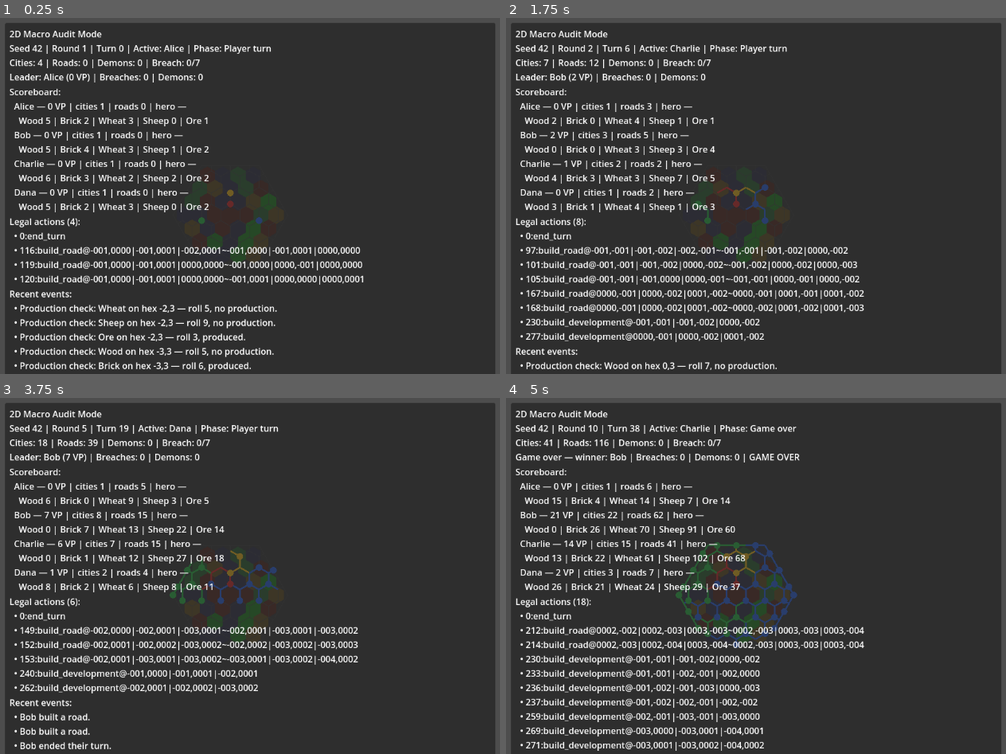
Above: before the commit, frames 1-4 (two rows, left to right).
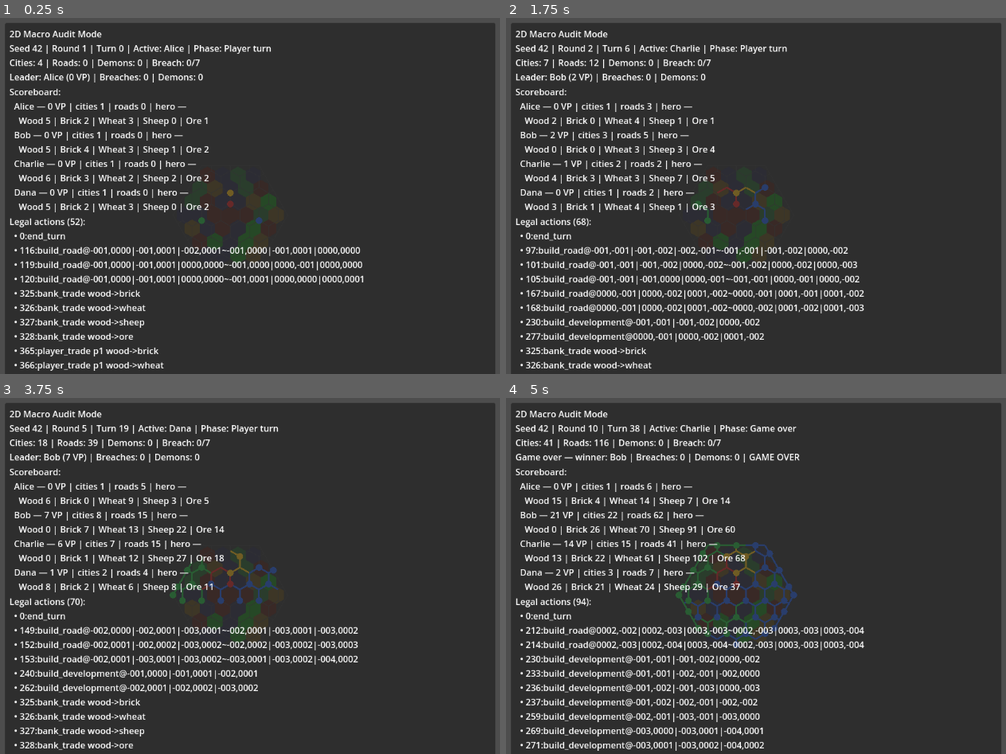
Above: after the commit, the same moments.

Repository: Joesalmon1985/Gods-and-Wizards
Game: Godot game, scene res://run_modes/strategic_audit_2d_mode.tscn
Two runs of this game, one before a commit and one after it. Both use one fixed random seed, a clock stepped at 60 frames per second and the inputs below. This scene is started directly instead of the project's main scene.
Inputs:
- Up to frame 1 (0.25 s): no input
- Up to frame 2 (1.75 s): tap Enter (ui_accept) at 0.5, 0.77, 1.25, 1.52 s; hold D 0.53-1.28 s; tap N at 0.6 s; hold S from 1.28 s (still down); tap Space at 1.35 s
- Up to frame 3 (3.75 s): tap Enter (ui_accept) at 2, 2.75, 3.02, 3.5 s; release S at 2.03 s; hold D 2.03-2.78 s; tap Keypad Enter at 2.1 s; hold W 2.78-3.53 s; tap R at 2.85 s; hold A from 3.53 s (still down); tap B at 3.6 s
- Up to frame 4 (5 s): keep holding A; tap Enter (ui_accept) at 3.77, 4.52 s; tap P at 4.35 s

The runs differ from the first frame. In frame 1, 3.1% of the frame differs, in the area x 1-56%, y 56-100%; in frame 2, 0.9%; in frame 3, 1.2%; in frame 4, less than 0.1%.

Commit message:
M36: add headless player-to-player trade v1
Co-authored-by: Cursor <cursoragent@cursor.com>

Diff:
--- a/godot_game/core/actions/action_kind.gd
+++ b/godot_game/core/actions/action_kind.gd
@@ -8,6 +8,7 @@
 	MOVE_HERO,
 	BUILD_DEVELOPMENT,
 	BANK_TRADE,
+	PLAYER_TRADE,
 }
 
 
@@ -25,5 +26,7 @@
 			return "build_development"
 		Kind.BANK_TRADE:
 			return "bank_trade"
+		Kind.PLAYER_TRADE:
+			return "player_trade"
 		_:
 			return "unknown"
--- a/godot_game/core/actions/action_space.gd
+++ b/godot_game/core/actions/action_space.gd
@@ -29,6 +29,7 @@
 		next_id += 1
 
 	_register_bank_trades(space)
+	_register_player_trades(space, 4)
 	return space
 
 
@@ -48,6 +49,26 @@
 				receive_resource
 			)
 			space._register(trade_action)
+
+
+static func _register_player_trades(space: ActionSpace, player_count: int) -> void:
+	for partner_id in player_count:
+		for give_resource in ResourceType.all():
+			for receive_resource in ResourceType.all():
+				if give_resource == receive_resource:
+					continue
+				var trade_action := GameAction.new(
+					space.size(),
+					ActionKind.Kind.PLAYER_TRADE,
+					null,
+					null,
+					-1,
+					null,
+					give_resource,
+					receive_resource,
+					partner_id
+				)
+				space._register(trade_action)
 
 
 static func from_state(state: GameState) -> ActionSpace:
@@ -110,4 +131,12 @@
 				ResourceType.to_key(action.give_resource),
 				ResourceType.to_key(action.receive_resource),
 			]
+		ActionKind.Kind.PLAYER_TRADE:
+			return "%d:%s:p%d:%s->%s" % [
+				action.action_id,
+				ActionKind.to_key(action.kind),
+				action.partner_player_id,
+				ResourceType.to_key(action.give_resource),
+				ResourceType.to_key(action.receive_resource),
+			]
 	return "%d:%s" % [action.action_id, ActionKind.to_key(action.kind)]
--- a/godot_game/core/actions/game_action.gd
+++ b/godot_game/core/actions/game_action.gd
@@ -9,6 +9,7 @@
 var target_node: BoardNode = null
 var give_resource: ResourceType.Type = ResourceType.Type.WOOD
 var receive_resource: ResourceType.Type = ResourceType.Type.WOOD
+var partner_player_id: int = -1
 
 
 func _init(
@@ -19,7 +20,8 @@
 	p_hero_id: int = -1,
 	p_target_node: BoardNode = null,
 	p_give_resource: ResourceType.Type = ResourceType.Type.WOOD,
-	p_receive_resource: ResourceType.Type = ResourceType.Type.WOOD
+	p_receive_resource: ResourceType.Type = ResourceType.Type.WOOD,
+	p_partner_player_id: int = -1
 ) -> void:
 	action_id = p_action_id
 	kind = p_kind
@@ -29,6 +31,7 @@
 	target_node = p_target_node
 	give_resource = p_give_resource
 	receive_resource = p_receive_resource
+	partner_player_id = p_partner_player_id
 
 
 func equals(other: GameAction) -> bool:
@@ -49,6 +52,12 @@
 			return hero_id == other.hero_id and target_node != null and other.target_node != null and target_node.equals(other.target_node)
 		ActionKind.Kind.BANK_TRADE:
 			return give_resource == other.give_resource and receive_resource == other.receive_resource
+		ActionKind.Kind.PLAYER_TRADE:
+			return (
+				partner_player_id == other.partner_player_id
+				and give_resource == other.give_resource
+				and receive_resource == other.receive_resource
+			)
 		_:
 			return true
 
@@ -69,6 +78,10 @@
 	if kind == ActionKind.Kind.BANK_TRADE:
 		data["give_resource"] = ResourceType.to_key(give_resource)
 		data["receive_resource"] = ResourceType.to_key(receive_resource)
+	if kind == ActionKind.Kind.PLAYER_TRADE:
+		data["give_resource"] = ResourceType.to_key(give_resource)
+		data["receive_resource"] = ResourceType.to_key(receive_resource)
+		data["partner_player_id"] = partner_player_id
 	return data
 
 
@@ -91,7 +104,8 @@
 		data.get("hero_id", -1),
 		target_node,
 		_resource_from_key(data.get("give_resource", "")),
-		_resource_from_key(data.get("receive_resource", ""))
+		_resource_from_key(data.get("receive_resource", "")),
+		int(data.get("partner_player_id", -1))
 	)
 
 
@@ -125,5 +139,7 @@
 			return ActionKind.Kind.BUILD_DEVELOPMENT
 		"bank_trade":
 			return ActionKind.Kind.BANK_TRADE
+		"player_trade":
+			return ActionKind.Kind.PLAYER_TRADE
 		_:
 			return ActionKind.Kind.END_TURN
--- a/godot_game/core/bots/random_bot_policy.gd
+++ b/godot_game/core/bots/random_bot_policy.gd
@@ -5,8 +5,11 @@
 	var legal := LegalActionQuery.get_legal_actions_sorted(state)
 	var non_pass: Array[GameAction] = []
 	for action in legal:
-		if action.kind != ActionKind.Kind.END_TURN:
-			non_pass.append(action)
+		if action.kind == ActionKind.Kind.END_TURN:
+			continue
+		if action.kind in [ActionKind.Kind.BANK_TRADE, ActionKind.Kind.PLAYER_TRADE]:
+			continue
+		non_pass.append(action)
 
 	if non_pass.is_empty():
 		return state.action_space.get_action(0)
--- /dev/null
+++ b/godot_game/core/events/player_trade_event.gd
@@ -0,0 +1,38 @@
+class_name PlayerTradeEvent
+extends GameEvent
+
+var turn: int
+var player_id: int
+var partner_player_id: int
+var give_resource: ResourceType.Type
+var receive_resource: ResourceType.Type
+var amount: int
+
+
+func _init(
+	p_turn: int,
+	p_player_id: int,
+	p_partner_player_id: int,
+	p_give_resource: ResourceType.Type,
+	p_receive_resource: ResourceType.Type,
+	p_amount: int
+) -> void:
+	event_type = "player_trade"
+	turn = p_turn
+	player_id = p_player_id
+	partner_player_id = p_partner_player_id
+	give_resource = p_give_resource
+	receive_resource = p_receive_resource
+	amount = p_amount
+
+
+func to_dict() -> Dictionary:
+	return {
+		"type": event_type,
+		"turn": turn,
+		"player_id": player_id,
+		"partner_player_id": partner_player_id,
+		"give_resource": ResourceType.to_key(give_resource),
+		"receive_resource": ResourceType.to_key(receive_resource),
+		"amount": amount,
+	}
--- a/godot_game/core/reporting/event_summary.gd
+++ b/godot_game/core/reporting/event_summary.gd
@@ -59,6 +59,15 @@
 				_resource_label_from_key(str(payload.get("give_resource", ""))),
 				int(payload.get("receive_amount", 0)),
 				_resource_label_from_key(str(payload.get("receive_resource", ""))),
+			]
+		"player_trade":
+			return "%s traded %d %s for %d %s with %s." % [
+				_player_name(state, int(payload.get("player_id", -1))),
+				int(payload.get("amount", 0)),
+				_resource_label_from_key(str(payload.get("give_resource", ""))),
+				int(payload.get("amount", 0)),
+				_resource_label_from_key(str(payload.get("receive_resource", ""))),
+				_player_name(state, int(payload.get("partner_player_id", -1))),
 			]
 		"victory_points_changed":
 			return "%s now has %d victory points." % [
--- a/godot_game/core/reporting/legal_action_report.gd
+++ b/godot_game/core/reporting/legal_action_report.gd
@@ -28,4 +28,12 @@
 				ResourceType.to_key(action.give_resource),
 				ResourceType.to_key(action.receive_resource),
 			]
+		ActionKind.Kind.PLAYER_TRADE:
+			return "%d:%s p%d %s->%s" % [
+				action.action_id,
+				kind_key,
+				action.partner_player_id,
+				ResourceType.to_key(action.give_resource),
+				ResourceType.to_key(action.receive_resource),
+			]
 	return "%d:%s" % [action.action_id, kind_key]
--- a/godot_game/core/rules/action_rules.gd
+++ b/godot_game/core/rules/action_rules.gd
@@ -17,6 +17,10 @@
 			return _apply_move_hero(state, action)
 		ActionKind.Kind.BUILD_DEVELOPMENT:
 			return _apply_build_development(state, action)
+		ActionKind.Kind.BANK_TRADE:
+			return _apply_bank_trade(state, action)
+		ActionKind.Kind.PLAYER_TRADE:
+			return _apply_player_trade(state, action)
 		_:
 			return []
 
@@ -72,6 +76,31 @@
 	return DevelopmentRules.apply(state, player.id, action.vertex)
 
 
+static func _apply_bank_trade(state: GameState, action: GameAction) -> Array:
+	var player := TurnRules.get_active_player(state)
+	if player == null:
+		return []
+	return BankTradeRules.apply(
+		state,
+		player.id,
+		action.give_resource,
+		action.receive_resource
+	)
+
+
+static func _apply_player_trade(state: GameState, action: GameAction) -> Array:
+	var player := TurnRules.get_active_player(state)
+	if player == null:
+		return []
+	return PlayerTradeRules.apply(
+		state,
+		player.id,
+		action.partner_player_id,
+		action.give_resource,
+		action.receive_resource
+	)
+
+
 static func _apply_end_turn(state: GameState) -> Array:
 	var player := TurnRules.get_active_player(state)
 	var events: Array = [TurnEndedEvent.new(state.round_number, player.id)]
--- a/godot_game/core/rules/legal_action_query.gd
+++ b/godot_game/core/rules/legal_action_query.gd
@@ -48,5 +48,20 @@
 			if not BuildCosts.can_afford(active_player, BuildCosts.BUILD_DEVELOPMENT):
 				return false
 			return DevelopmentRules.can_build(state, active_player.id, action.vertex)
+		ActionKind.Kind.BANK_TRADE:
+			return BankTradeRules.can_trade(
+				state,
+				active_player.id,
+				action.give_resource,
+				action.receive_resource
+			)
+		ActionKind.Kind.PLAYER_TRADE:
+			return PlayerTradeRules.can_trade(
+				state,
+				active_player.id,
+				action.partner_player_id,
+				action.give_resource,
+				action.receive_resource
+			)
 		_:
 			return false
--- /dev/null
+++ b/godot_game/core/rules/player_trade_rules.gd
@@ -0,0 +1,59 @@
+class_name PlayerTradeRules
+extends RefCounted
+
+const TRADE_AMOUNT := 1
+
+
+static func can_trade(
+	state: GameState,
+	active_player_id: int,
+	partner_player_id: int,
+	give_resource: ResourceType.Type,
+	receive_resource: ResourceType.Type
+) -> bool:
+	if give_resource == receive_resource:
+		return false
+	if partner_player_id < 0 or partner_player_id == active_player_id:
+		return false
+	var active := _player(state, active_player_id)
+	var partner := _player(state, partner_player_id)
+	if active == null or partner == null:
+		return false
+	return (
+		active.get_resource(give_resource) >= TRADE_AMOUNT
+		and partner.get_resource(receive_resource) >= TRADE_AMOUNT
+	)
+
+
+static func apply(
+	state: GameState,
+	active_player_id: int,
+	partner_player_id: int,
+	give_resource: ResourceType.Type,
+	receive_resource: ResourceType.Type
+) -> Array:
+	if not can_trade(state, active_player_id, partner_player_id, give_resource, receive_resource):
+		return []
+	var active := _player(state, active_player_id)
+	var partner := _player(state, partner_player_id)
+	active.add_resource(give_resource, -TRADE_AMOUNT)
+	active.add_resource(receive_resource, TRADE_AMOUNT)
+	partner.add_resource(receive_resource, -TRADE_AMOUNT)
+	partner.add_resource(give_resource, TRADE_AMOUNT)
+	return [
+		PlayerTradeEvent.new(
+			state.round_number,
+			active_player_id,
+			partner_player_id,
+			give_resource,
+			receive_resource,
+			TRADE_AMOUNT
+		),
+	]
+
+
+static func _player(state: GameState, player_id: int) -> Player:
+	for player in state.players:
+		if player.id == player_id:
+			return player
+	return null
--- a/godot_game/tests/test_bot_policy.gd
+++ b/godot_game/tests/test_bot_policy.gd
@@ -79,6 +79,8 @@
 	for action in LegalActionQuery.get_legal_actions_sorted(state):
 		if action.kind == ActionKind.Kind.END_TURN:
 			continue
+		if action.kind in [ActionKind.Kind.BANK_TRADE, ActionKind.Kind.PLAYER_TRADE]:
+			continue
 		ActionRules.apply(state, action)
 		return true
 	return false
--- /dev/null
+++ b/godot_game/tests/test_player_trade.gd
@@ -0,0 +1,62 @@
+class_name TestPlayerTrade
+extends RefCounted
+
+
+static func run(test_assert: TestAssert) -> void:
+	_test_player_trade_illegal_when_partner_lacks_resource(test_assert)
+	_test_player_trade_mutates_both_players(test_assert)
+	_test_human_session_accepts_legal_player_trade(test_assert)
+
+
+static func _test_player_trade_illegal_when_partner_lacks_resource(test_assert: TestAssert) -> void:
+	var state := ScenarioBuilder.build_four_player_bot_game(1)
+	state.players[0].resources[ResourceType.Type.WOOD] = 2
+	state.players[1].resources[ResourceType.Type.BRICK] = 0
+	var action := _find_player_trade(state, 1, ResourceType.Type.WOOD, ResourceType.Type.BRICK)
+	test_assert.check(action != null, "player trade action should exist")
+	var view := LegalActionQuery.get_view(state)
+	test_assert.check(not view.legal_mask[action.action_id], "trade illegal when partner lacks brick")
+
+
+static func _test_player_trade_mutates_both_players(test_assert: TestAssert) -> void:
+	var state := ScenarioBuilder.build_four_player_bot_game(2)
+	state.players[0].resources[ResourceType.Type.WOOD] = 2
+	state.players[0].resources[ResourceType.Type.BRICK] = 0
+	state.players[1].resources[ResourceType.Type.BRICK] = 3
+	state.players[1].resources[ResourceType.Type.WOOD] = 0
+	var action := _find_player_trade(state, 1, ResourceType.Type.WOOD, ResourceType.Type.BRICK)
+	var events := ActionRules.apply(state, action)
+	test_assert.check(not events.is_empty(), "legal player trade should apply")
+	test_assert.eq(state.players[0].get_resource(ResourceType.Type.WOOD), 1, "active player loses wood")
+	test_assert.eq(state.players[0].get_resource(ResourceType.Type.BRICK), 1, "active player gains brick")
+	test_assert.eq(state.players[1].get_resource(ResourceType.Type.BRICK), 2, "partner loses brick")
+	test_assert.eq(state.players[1].get_resource(ResourceType.Type.WOOD), 1, "partner gains wood")
+
+
+static func _test_human_session_accepts_legal_player_trade(test_assert: TestAssert) -> void:
+	var session := BotGameSession.start_one_human_three_bots(3, 0)
+	session.state.players[0].resources[ResourceType.Type.WHEAT] = 1
+	session.state.players[1].resources[ResourceType.Type.ORE] = 1
+	var trade_action: GameAction = null
+	for action in session.get_legal_human_actions():
+		if action.kind == ActionKind.Kind.PLAYER_TRADE and action.partner_player_id == 1:
+			if action.give_resource == ResourceType.Type.WHEAT and action.receive_resource == ResourceType.Type.ORE:
+				trade_action = action
+				break
+	test_assert.check(trade_action != null, "human should have legal player trade")
+	var applied := session.submit_human_action(trade_action)
+	test_assert.check(not applied.is_empty(), "session should accept player trade")
+
+
+static func _find_player_trade(
+	state: GameState,
+	partner_id: int,
+	give: ResourceType.Type,
+	receive: ResourceType.Type
+) -> GameAction:
+	for action in state.action_space.all_actions_sorted():
+		if action.kind != ActionKind.Kind.PLAYER_TRADE:
+			continue
+		if action.partner_player_id == partner_id and action.give_resource == give and action.receive_resource == receive:
+			return action
+	return null
--- a/godot_game/tests/test_registry.gd
+++ b/godot_game/tests/test_registry.gd
@@ -60,6 +60,7 @@
 		{"category": CATEGORY_INTEGRATION, "name": "TestHeadlessDuelRunner", "module": TestHeadlessDuelRunner},
 		{"category": CATEGORY_INTEGRATION, "name": "TestHumanPlayerSession", "module": TestHumanPlayerSession},
 		{"category": CATEGORY_INTEGRATION, "name": "TestBankTrade", "module": TestBankTrade},
+		{"category": CATEGORY_INTEGRATION, "name": "TestPlayerTrade", "module": TestPlayerTrade},
 		{"category": CATEGORY_INTEGRATION, "name": "TestMacroTrainingEnv", "module": TestMacroTrainingEnv},
 		{"category": CATEGORY_INTEGRATION, "name": "TestMacroTrainingTelemetry", "module": TestMacroTrainingTelemetry},
 		{"category": CATEGORY_INTEGRATION, "name": "TestSpellCatalog", "module": TestSpellCatalog},
Not shown, changed: docs/AUTONOMOUS_SESSION_LOG.md
